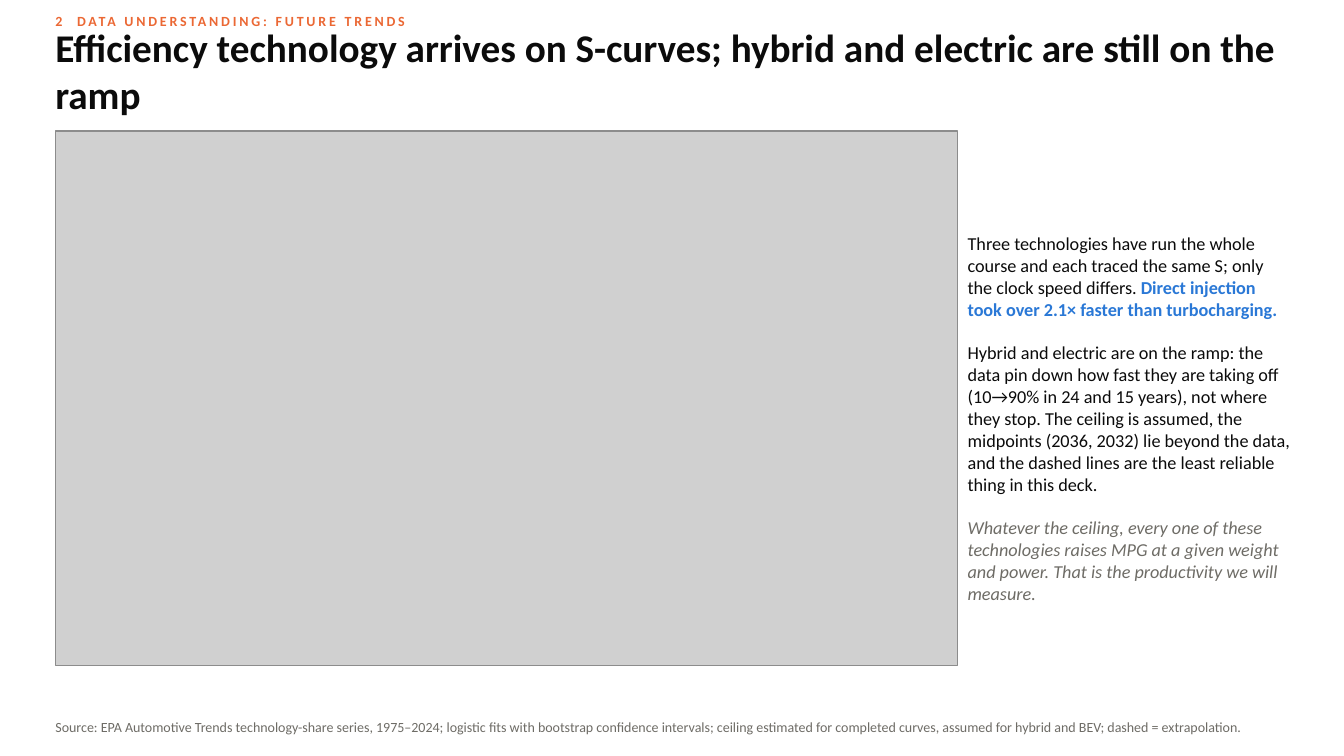
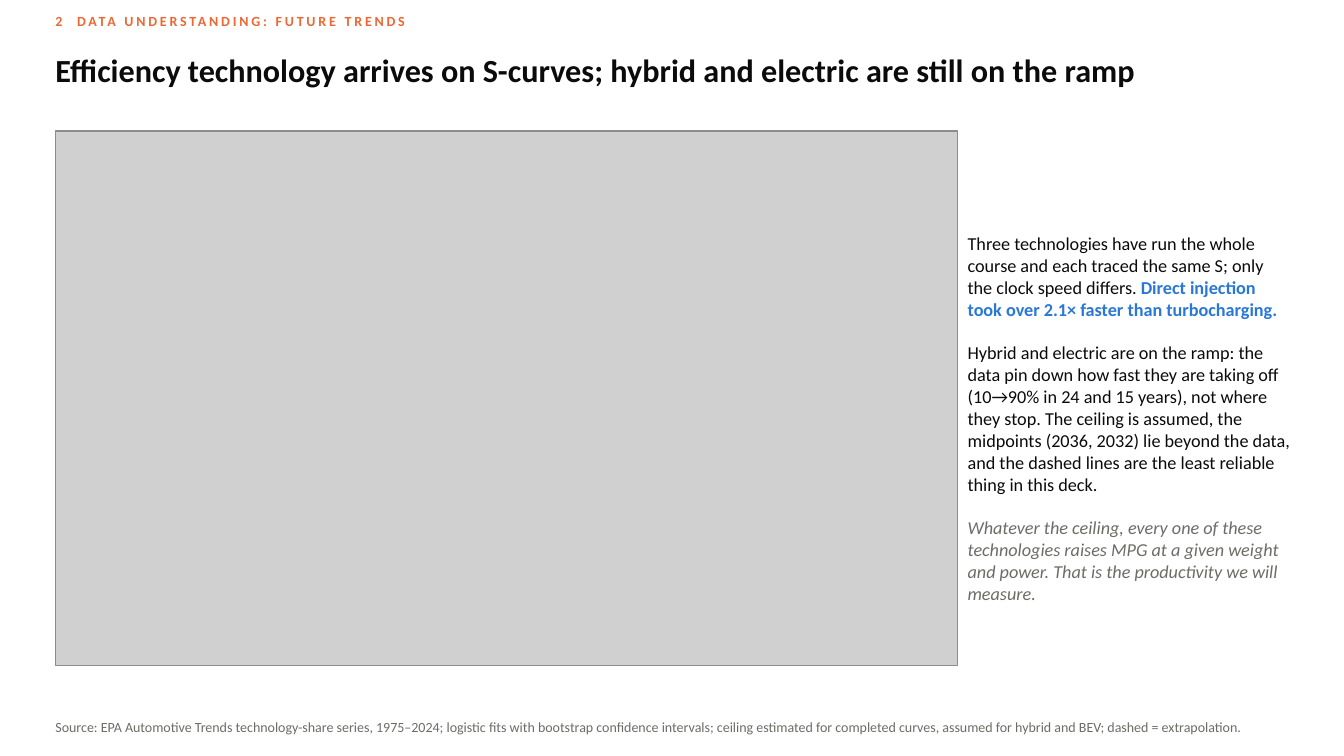
Before and after one commit to SCherwonik/OS3180, a slide deck: slide 7 of MPG Prediction Deck.pptx. Drawn at 1344x756 pixels with LibreOffice and Linux fonts; fonts in the diff are those of the drawing; grey boxes stand for pictures. Boxes give left, top, right and bottom in pixels: in the first picture for what was removed or moved away, otherwise in the second. Text is boxed around its words. In the diff, an @@ line names an element or a change of style, - is before the commit and + after.

```diff
--- a/MPG Prediction Deck.pptx
+++ b/MPG Prediction Deck.pptx
@@ text "Efficiency technology arrives on S-curves; ..." at (55,59,1135,88): size 28 to 23 pt @@
```
Also in this commit, not shown: 1 other file.
